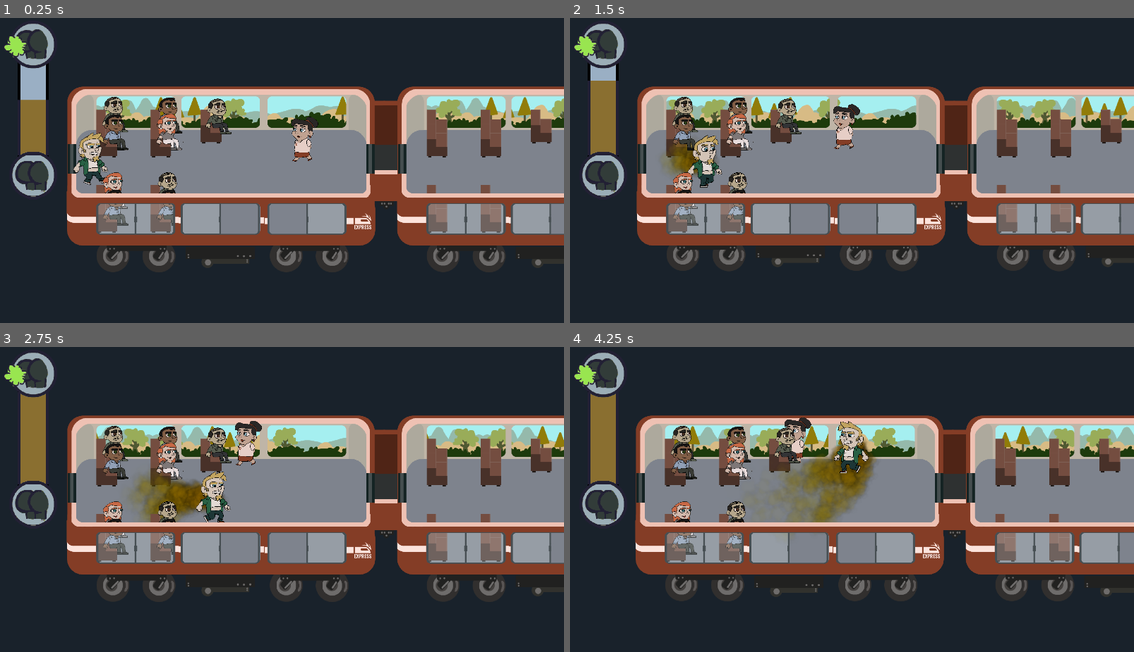
Above: before the commit, frames 1-4 (two rows, left to right).
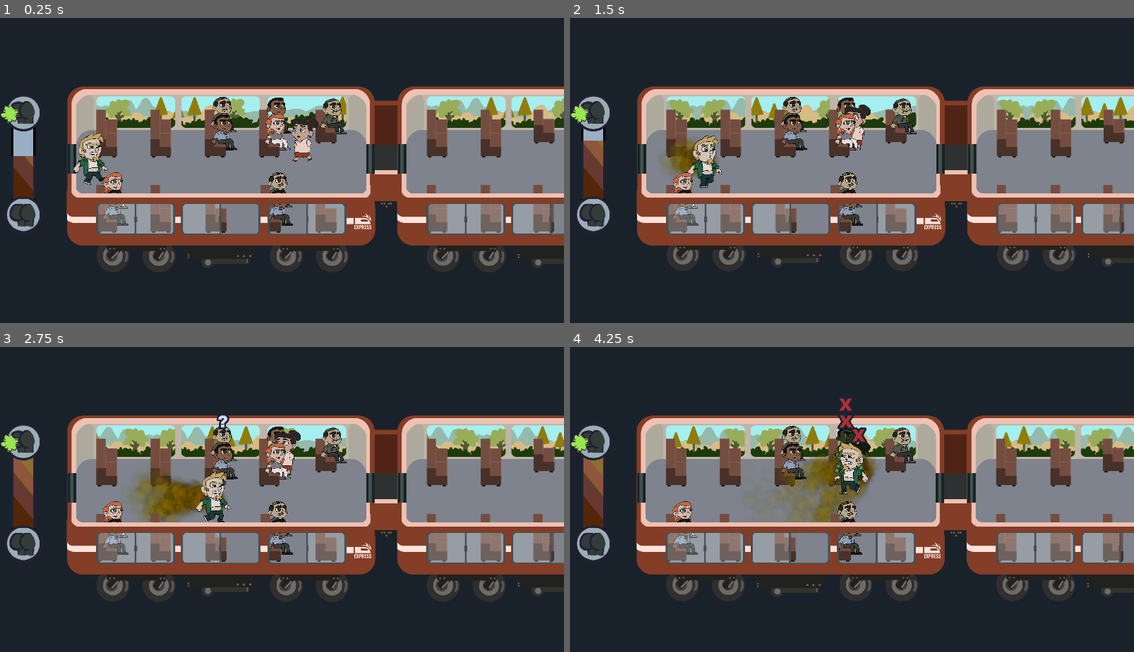
Above: after the commit, the same moments.

Repository: caiotava/Fart-Ninja
Game: Godot game, scene res://main.tscn
Same seed, same stepped clock (60 frames per second), same inputs: the game is played once before the commit and once after it. Sound files missing from this copy of the repository are replaced by a short silence.
Inputs:
- Up to frame 1 (0.25 s): no input
- Up to frame 2 (1.5 s): tap Enter at 0.5 s; hold Right (player_right) 0.53-1.28 s; hold Space (keep) 0.53-1.28 s; hold Down (player_down) from 1.28 s (still down); tap Space (keep) at 1.35 s
- Up to frame 3 (2.75 s): release Down (player_down) at 2.03 s; hold Right (player_right) from 2.03 s (still down); hold Space (keep) from 2.03 s (still down)
- Up to frame 4 (4.25 s): release Right (player_right) at 2.78 s; release Space (keep) at 2.78 s; hold Up (player_up) 2.78-3.53 s; tap Space (keep) at 2.85 s; hold Left (player_left) from 3.53 s (still down); hold Space (keep) from 3.53 s (still down)

The runs differ from the first frame. In frame 1, 8.8% of the frame differs, in the area x 0-99%, y 1-72%; in frame 2, 8.9%; in frame 3, 9.2%; in frame 4, 12%, in the area x 0-100%, y 1-82%.

Commit message:
feat: add train ward cart animation

Diff:
--- a/fartbar/fartbar.tscn
+++ b/fartbar/fartbar.tscn
@@ -6,10 +6,15 @@
 [ext_resource type="Texture2D" uid="uid://74je80l4p5ok" path="res://fartbar/gfx/fartbar-progress.png" id="2_vxyhu"]
 
 [node name="FartBar" type="TextureProgressBar"]
-offset_left = -461.0
-offset_top = 1.0
-offset_right = -258.0
-offset_bottom = 613.0
+anchors_preset = -1
+anchor_top = 0.217
+anchor_right = 0.075
+anchor_bottom = 0.67
+offset_top = -0.360016
+offset_right = 40.0
+offset_bottom = 122.4
+grow_vertical = 2
+scale = Vector2(0.78, 0.78)
 value = 60.0
 fill_mode = 2
 texture_under = ExtResource("1_hpnn3")
--- /dev/null
+++ b/passengers/animations/train-ward-car.tres
@@ -0,0 +1,106 @@
+[gd_resource type="SpriteFrames" load_steps=10 format=3 uid="uid://bcxscp1b1eoy1"]
+
+[ext_resource type="Texture2D" uid="uid://upxy81gnkvme" path="res://passengers/gfx/train-ward-cart-walk-anim.png" id="1_o20fl"]
+[ext_resource type="Texture2D" uid="uid://dsubrifkq4xc4" path="res://passengers/gfx/passenger-01.png" id="2_bdyu2"]
+
+[sub_resource type="AtlasTexture" id="AtlasTexture_wm68p"]
+atlas = ExtResource("1_o20fl")
+region = Rect2(656, 245, 632, 602)
+
+[sub_resource type="AtlasTexture" id="AtlasTexture_mfcgm"]
+atlas = ExtResource("2_bdyu2")
+region = Rect2(0, 205, 480, 640)
+
+[sub_resource type="AtlasTexture" id="AtlasTexture_ux82w"]
+atlas = ExtResource("2_bdyu2")
+region = Rect2(480, 205, 480, 640)
+
+[sub_resource type="AtlasTexture" id="AtlasTexture_awdkk"]
+atlas = ExtResource("2_bdyu2")
+region = Rect2(960, 205, 480, 640)
+
+[sub_resource type="AtlasTexture" id="AtlasTexture_oggqk"]
+atlas = ExtResource("2_bdyu2")
+region = Rect2(1440, 205, 480, 640)
+
+[sub_resource type="AtlasTexture" id="AtlasTexture_5ud7e"]
+atlas = ExtResource("1_o20fl")
+region = Rect2(24, 245, 632, 602)
+
+[sub_resource type="AtlasTexture" id="AtlasTexture_4opvb"]
+atlas = ExtResource("1_o20fl")
+region = Rect2(1288, 245, 632, 602)
+
+[resource]
+animations = [{
+"frames": [{
+"duration": 1.0,
+"texture": SubResource("AtlasTexture_wm68p")
+}],
+"loop": true,
+"name": &"idle",
+"speed": 5.0
+}, {
+"frames": [{
+"duration": 1.0,
+"texture": SubResource("AtlasTexture_mfcgm")
+}],
+"loop": true,
+"name": &"sitting",
+"speed": 5.0
+}, {
+"frames": [{
+"duration": 1.0,
+"texture": SubResource("AtlasTexture_mfcgm")
+}, {
+"duration": 1.0,
+"texture": SubResource("AtlasTexture_ux82w")
+}, {
+"duration": 1.0,
+"texture": SubResource("AtlasTexture_awdkk")
+}, {
+"duration": 1.0,
+"texture": SubResource("AtlasTexture_oggqk")
+}],
+"loop": true,
+"name": &"sitting_all",
+"speed": 5.0
+}, {
+"frames": [{
+"duration": 1.0,
+"texture": SubResource("AtlasTexture_oggqk")
+}],
+"loop": true,
+"name": &"sitting_angry",
+"speed": 5.0
+}, {
+"frames": [{
+"duration": 1.0,
+"texture": SubResource("AtlasTexture_awdkk")
+}],
+"loop": true,
+"name": &"sitting_exclamation",
+"speed": 5.0
+}, {
+"frames": [{
+"duration": 1.0,
+"texture": SubResource("AtlasTexture_ux82w")
+}],
+"loop": true,
+"name": &"sitting_question",
+"speed": 5.0
+}, {
+"frames": [{
+"duration": 1.0,
+"texture": SubResource("AtlasTexture_5ud7e")
+}, {
+"duration": 1.0,
+"texture": SubResource("AtlasTexture_wm68p")
+}, {
+"duration": 1.0,
+"texture": SubResource("AtlasTexture_4opvb")
+}],
+"loop": true,
+"name": &"walking",
+"speed": 5.0
+}]
--- a/train/carriage.tscn
+++ b/train/carriage.tscn
@@ -118,10 +118,11 @@
 [node name="UI" type="CanvasLayer" parent="."]
 
 [node name="FartBar" parent="UI" node_paths=PackedStringArray("player") instance=ExtResource("8_1o8v0")]
-offset_left = 11.0
-offset_top = 9.0
-offset_right = 93.0
-offset_bottom = 675.0
+anchor_top = 0.241
+anchor_bottom = 0.694
+offset_top = -0.279999
+offset_bottom = 122.48
+size_flags_horizontal = 0
 fill_mode = 3
 player = NodePath("../../Player")
 
--- a/train/carriage_base.tscn
+++ b/train/carriage_base.tscn
@@ -75,7 +75,7 @@
 [node name="WallBottomMiddle" type="Sprite2D" parent="CarriageBackground"]
 visibility_layer = 2
 z_index = 20
-position = Vector2(797, 655)
+position = Vector2(798, 655)
 texture = ExtResource("1_o0fjw")
 centered = false
 region_enabled = true
@@ -192,7 +192,7 @@
 
 [node name="WindowMiddle" type="Sprite2D" parent="CarriageBackground/Windows"]
 z_index = 20
-position = Vector2(999.5, 779)
+position = Vector2(1001.5, 779)
 scale = Vector2(1.04032, 1.04)
 texture = ExtResource("1_o0fjw")
 region_enabled = true
--- a/train/carriages/carriage-01.tscn
+++ b/train/carriages/carriage-01.tscn
@@ -21,8 +21,16 @@
 position = Vector2(819, 248)
 available_spaces = [NodePath("../../../Passengers/Passenger7"), NodePath("../../../Passengers/Passenger8")]
 
-[node name="Seat3" parent="Seats/Top" index="2" node_paths=PackedStringArray("available_spaces") instance=ExtResource("3_1ngh5")]
-position = Vector2(1064, 247)
+[node name="Seat4" parent="Seats/Top" index="2" node_paths=PackedStringArray("available_spaces") instance=ExtResource("2_6llfd")]
+position = Vector2(1084, 248)
+available_spaces = [NodePath("../../../Passengers/Passenger"), NodePath("../../../Passengers/Passenger2")]
+
+[node name="Seat5" parent="Seats/Top" index="3" node_paths=PackedStringArray("available_spaces") instance=ExtResource("2_6llfd")]
+position = Vector2(1347, 248)
+available_spaces = [NodePath("../../../Passengers/Passenger7"), NodePath("../../../Passengers/Passenger8")]
+
+[node name="Seat3" parent="Seats/Top" index="4" node_paths=PackedStringArray("available_spaces") instance=ExtResource("3_1ngh5")]
+position = Vector2(1624, 247)
 available_spaces = [NodePath("../../../Passengers/Passenger9")]
 
 [node name="Seat" parent="Seats/Bottom" index="0" node_paths=PackedStringArray("available_spaces") instance=ExtResource("2_6llfd")]
@@ -34,6 +42,19 @@
 z_index = 1
 position = Vector2(819, 616)
 available_spaces = [NodePath("../../../Passengers/Passenger5"), NodePath("../../../Passengers/Passenger6")]
+
+[node name="Seat5" parent="Seats/Bottom" index="2" node_paths=PackedStringArray("available_spaces") instance=ExtResource("2_6llfd")]
+z_index = 1
+position = Vector2(1355, 616)
+available_spaces = [NodePath("../../../Passengers/Passenger5"), NodePath("../../../Passengers/Passenger6")]
+
+[node name="Seat3" parent="Seats/Bottom" index="3" node_paths=PackedStringArray("available_spaces") instance=ExtResource("3_1ngh5")]
+position = Vector2(1624, 683)
+available_spaces = [null]
+
+[node name="Seat4" parent="Seats/Bottom" index="4" node_paths=PackedStringArray("available_spaces") instance=ExtResource("3_1ngh5")]
+position = Vector2(1088, 683)
+available_spaces = [null]
 
 [node name="Passenger" parent="Passengers" index="0" instance=ExtResource("3_nl3fb")]
 position = Vector2(1580, 510)
--- a/train/carriages/carriage-02.tscn
+++ b/train/carriages/carriage-02.tscn
@@ -23,8 +23,16 @@
 available_spaces = [null, null]
 
 [node name="Seat3" parent="Seats/Top" index="2" node_paths=PackedStringArray("available_spaces") instance=ExtResource("3_8rjta")]
-position = Vector2(1064, 247)
+position = Vector2(1077, 247)
 available_spaces = [null]
+
+[node name="Seat4" parent="Seats/Top" index="3" node_paths=PackedStringArray("available_spaces") instance=ExtResource("2_631d8")]
+position = Vector2(1323, 248)
+available_spaces = [null, null]
+
+[node name="Seat5" parent="Seats/Top" index="4" node_paths=PackedStringArray("available_spaces") instance=ExtResource("2_631d8")]
+position = Vector2(1579, 248)
+available_spaces = [null, null]
 
 [node name="Seat" parent="Seats/Bottom" index="0" node_paths=PackedStringArray("available_spaces") instance=ExtResource("2_631d8")]
 z_index = 1
@@ -35,6 +43,20 @@
 z_index = 1
 position = Vector2(819, 616)
 available_spaces = [null, null]
+
+[node name="Seat3" parent="Seats/Bottom" index="2" node_paths=PackedStringArray("available_spaces") instance=ExtResource("2_631d8")]
+z_index = 1
+position = Vector2(1075, 616)
+available_spaces = [null, null]
+
+[node name="Seat5" parent="Seats/Bottom" index="3" node_paths=PackedStringArray("available_spaces") instance=ExtResource("2_631d8")]
+z_index = 1
+position = Vector2(1323, 616)
+available_spaces = [null, null]
+
+[node name="Seat4" parent="Seats/Bottom" index="4" node_paths=PackedStringArray("available_spaces") instance=ExtResource("3_8rjta")]
+position = Vector2(1578, 683)
+available_spaces = [null]
 
 [node name="NavigationRegion2D" parent="Passengers" index="0"]
 metadata/_edit_lock_ = true
--- a/train/carriages/carriage-03.tscn
+++ b/train/carriages/carriage-03.tscn
@@ -34,6 +34,29 @@
 [node name="Seat5" parent="Seats/Top" index="4" node_paths=PackedStringArray("available_spaces") instance=ExtResource("2_pyhcb")]
 position = Vector2(1570, 240)
 available_spaces = [null, null]
+
+[node name="Seat" parent="Seats/Bottom" index="0" node_paths=PackedStringArray("available_spaces") instance=ExtResource("2_pyhcb")]
+z_index = 1
+position = Vector2(556, 616)
+available_spaces = [NodePath(""), NodePath("")]
+
+[node name="Seat2" parent="Seats/Bottom" index="1" node_paths=PackedStringArray("available_spaces") instance=ExtResource("2_pyhcb")]
+z_index = 1
+position = Vector2(819, 616)
+available_spaces = [NodePath(""), NodePath("")]
+
+[node name="Seat5" parent="Seats/Bottom" index="2" node_paths=PackedStringArray("available_spaces") instance=ExtResource("2_pyhcb")]
+z_index = 1
+position = Vector2(1355, 616)
+available_spaces = [NodePath(""), NodePath("")]
+
+[node name="Seat3" parent="Seats/Bottom" index="3" node_paths=PackedStringArray("available_spaces") instance=ExtResource("3_km4of")]
+position = Vector2(1624, 683)
+available_spaces = [null]
+
+[node name="Seat4" parent="Seats/Bottom" index="4" node_paths=PackedStringArray("available_spaces") instance=ExtResource("3_km4of")]
+position = Vector2(1088, 683)
+available_spaces = [null]
 
 [node name="Passenger" parent="Passengers" index="1" instance=ExtResource("2_alxmu")]
 position = Vector2(1480, 565)
Binary file added: assets/FartNinja_Char.png
Binary file changed: fartbar/gfx/fartbar-over.png
Binary file added: fartbar/gfx/fartbar-progress-export.png
Not shown, added: fartbar/gfx/fartbar-progress-export.png.import
Binary file changed: fartbar/gfx/fartbar-progress.png
Binary file added: passengers/gfx/train-ward-cart-walk-anim.png
Not shown, added: passengers/gfx/train-ward-cart-walk-anim.png.import
Binary file changed: train/gfx/train-atlas.png
